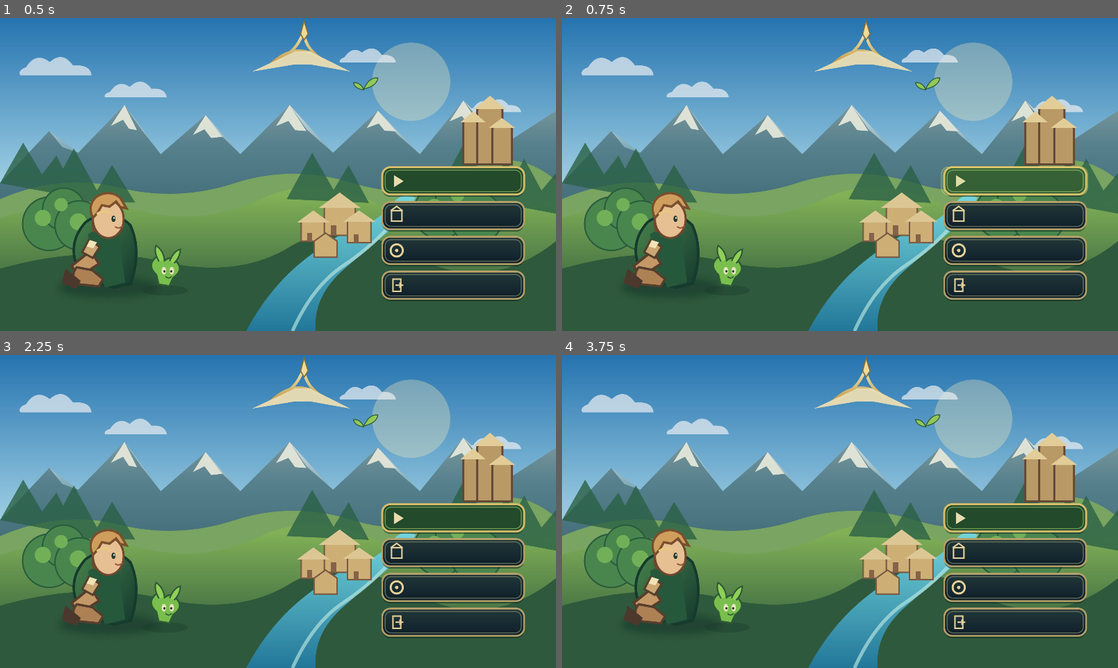
Above: before the commit, frames 1-4 (two rows, left to right).
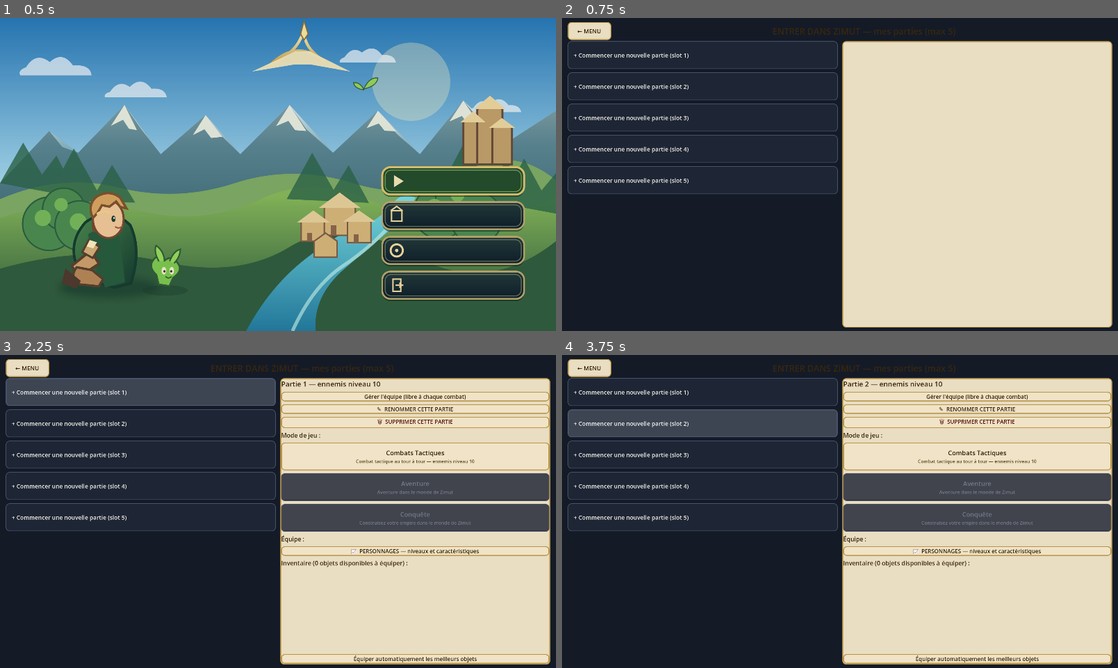
Above: after the commit, the same moments.

Repository: CharlieG42/Zimut
Game: Godot game, scene res://scenes/MainMenu.tscn
Same seed, same stepped clock (60 frames per second), same inputs: the game is played once before the commit and once after it.
Inputs (mouse positions are in pixels of both pictures, inside the frame that each line leads up to):
- Up to frame 1 (0.5 s): no input
- Up to frame 2 (0.75 s): click (1012, 180) at 0.5 s
- Up to frame 3 (2.25 s): click (450, 517) at 1.27 s; click (139, 392) at 2 s, where only the run after the commit has a clickable "+ Commencer une nouvelle part…"
- Up to frame 4 (3.75 s): click (701, 392) at 2.75 s, where only the run after the commit has a clickable "+ Commencer une nouvelle part…"; click (701, 423) at 3.5 s, where only the run after the commit has a clickable "+ Commencer une nouvelle part…"

Frame 1 is identical in both runs. In frame 2, 99% of the frame differs, in the area x 0-100%, y 0-100%; in frame 3, 99%; in frame 4, 99%.
Error before the commit: Invalid assignment of property or key 'menu_intent' with value of type 'String' on a base object of type 'Node (GameManager.gd)'. (res://scripts/MainMenuUI.gd:…

Commit message:
Add main-menu navigation intent state

Diff:
--- a/prototype/zimut/scripts/GameManager.gd
+++ b/prototype/zimut/scripts/GameManager.gd
@@ -87,6 +87,7 @@
 var custom_team: Array           = []
 var active_save: Dictionary      = {}   # sauvegarde ProgressionManager en cours
 var active_slot: int             = -1
+var menu_intent: String           = ""   # intention transmise à l’écran Parties (ex. nouvelle partie)
 var fight_enemies: Array         = []   # [{type, level, boss}] du combat en cours (pour l'XP)
 var fight_is_boss: bool          = false
 var fight_biome: String          = "Forêt"  # biome du combat en cours
